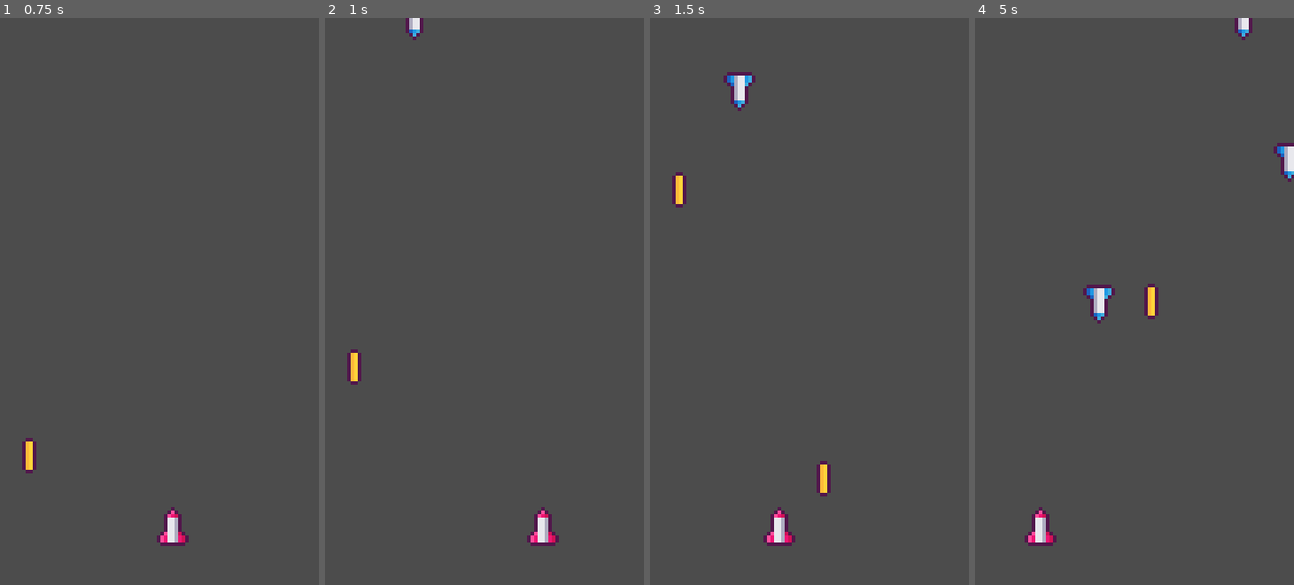
Above: before the commit, frames 1-4 (left to right).
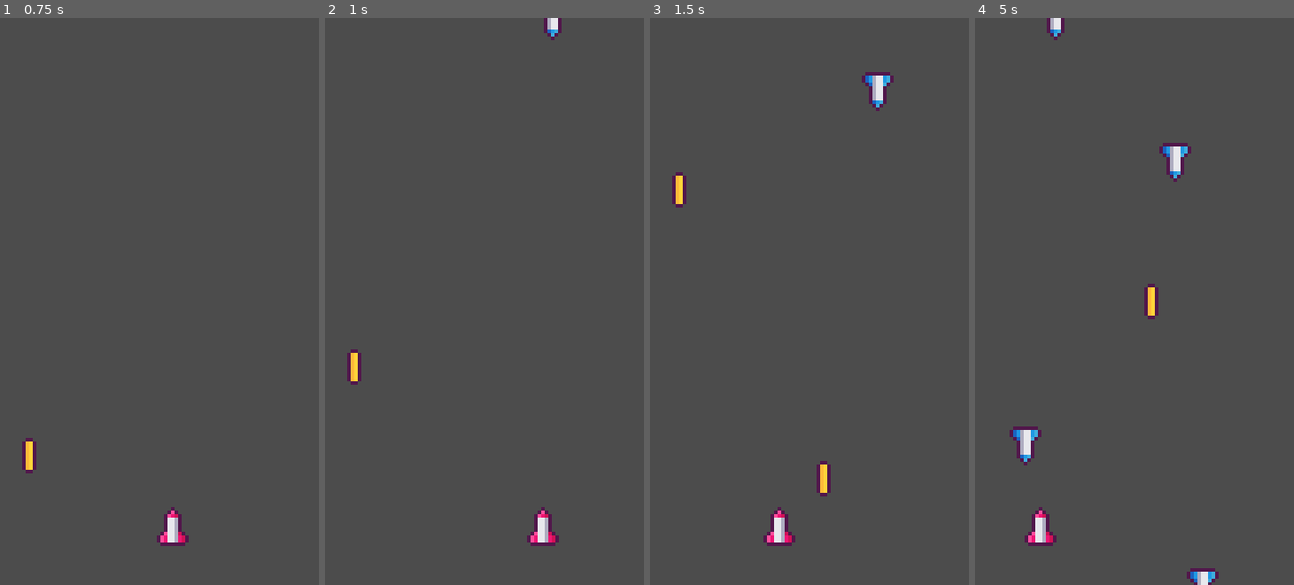
Above: after the commit, the same moments.

Repository: xinyer/game-spaceshooter
Game: Godot game, scene res://scene/MainScene.tscn
The game is run twice, just before and just after one commit, with the same random seed, the same clock (stepped at 60 frames per second) and the same inputs.
Inputs (mouse positions are in pixels of both pictures, inside the frame that each line leads up to):
- Up to frame 1 (0.75 s): move the mouse to (229, 273) at 0.52 s; press the mouse at (229, 273) at 0.53 s
- Up to frame 2 (1 s): no input
- Up to frame 3 (1.5 s): move the mouse to (745, 329) at 1.27 s; release the mouse at (745, 329) at 1.28 s; click (745, 329) at 1.35 s
- Up to frame 4 (5 s): move the mouse to (1166, 176) at 2.02 s; press the mouse at (1166, 176) at 2.03 s; move the mouse to (1118, 414) at 2.77 s; release the mouse at (1118, 414) at 2.78 s; click (1118, 414) at 2.85 s; move the mouse to (1230, 386) at 3.52 s; press the mouse at (1230, 386) at 3.53 s; move the mouse to (1038, 216) at 4.27 s; release the mouse at (1038, 216) at 4.28 s; click (1038, 216) at 4.35 s

Frame 1 is identical in both runs. In frame 2, 0.4% of the frame differs, in the area x 25-75%, y 0-4%; in frame 3, 0.8%; in frame 4, 2.2%, in the area x 10-100%, y 0-100%.

Commit message:
Fix layer of player and bullet

Diff:
--- a/scene/MainScene.tscn
+++ b/scene/MainScene.tscn
@@ -1,9 +1,9 @@
 [gd_scene load_steps=3 format=2]
 
 [ext_resource path="res://scene/Player.tscn" type="PackedScene" id=1]
-[ext_resource path="res://script/MainScene.gd" type="Script" id=2]
+[ext_resource path="res://script/World.gd" type="Script" id=2]
 
-[node name="MainScene" type="Node2D"]
+[node name="World" type="Node2D"]
 script = ExtResource( 2 )
 
 [node name="Player" parent="." instance=ExtResource( 1 )]
--- a/scene/Player.tscn
+++ b/scene/Player.tscn
@@ -8,6 +8,7 @@
 
 [node name="Player" type="KinematicBody2D"]
 position = Vector2( 50.8002, 143.438 )
+z_index = 1
 collision_mask = 4
 script = ExtResource( 2 )
 
Renamed: script/MainScene.gd -> script/World.gd
